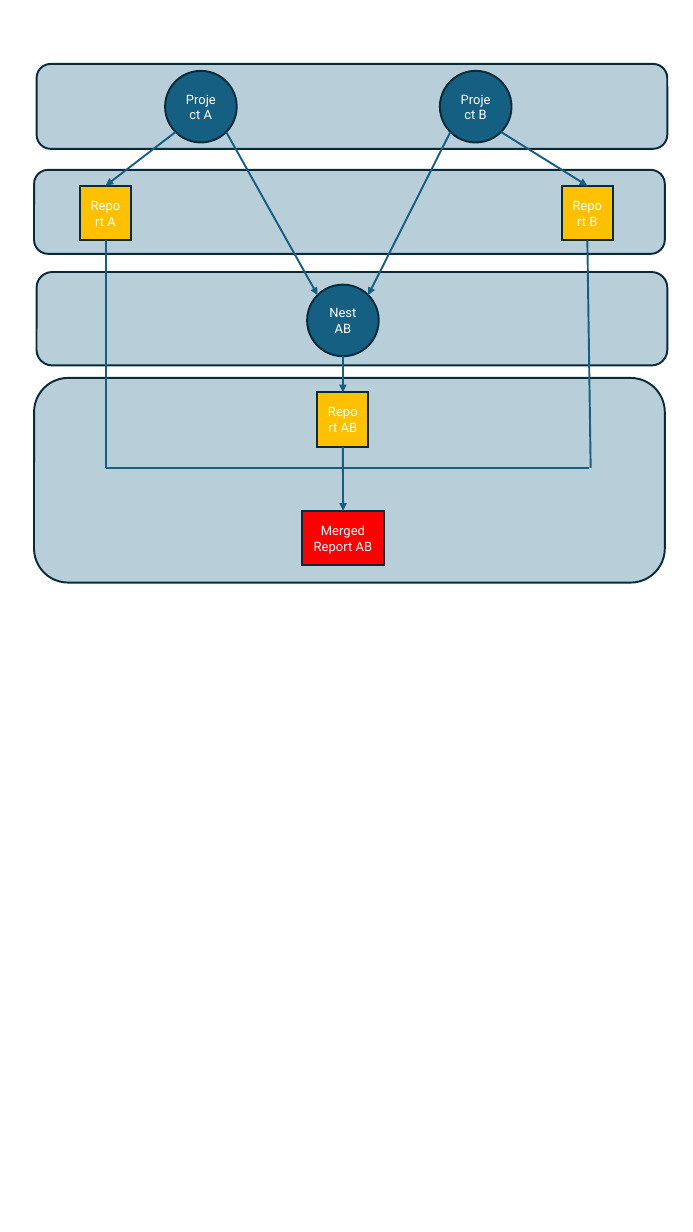
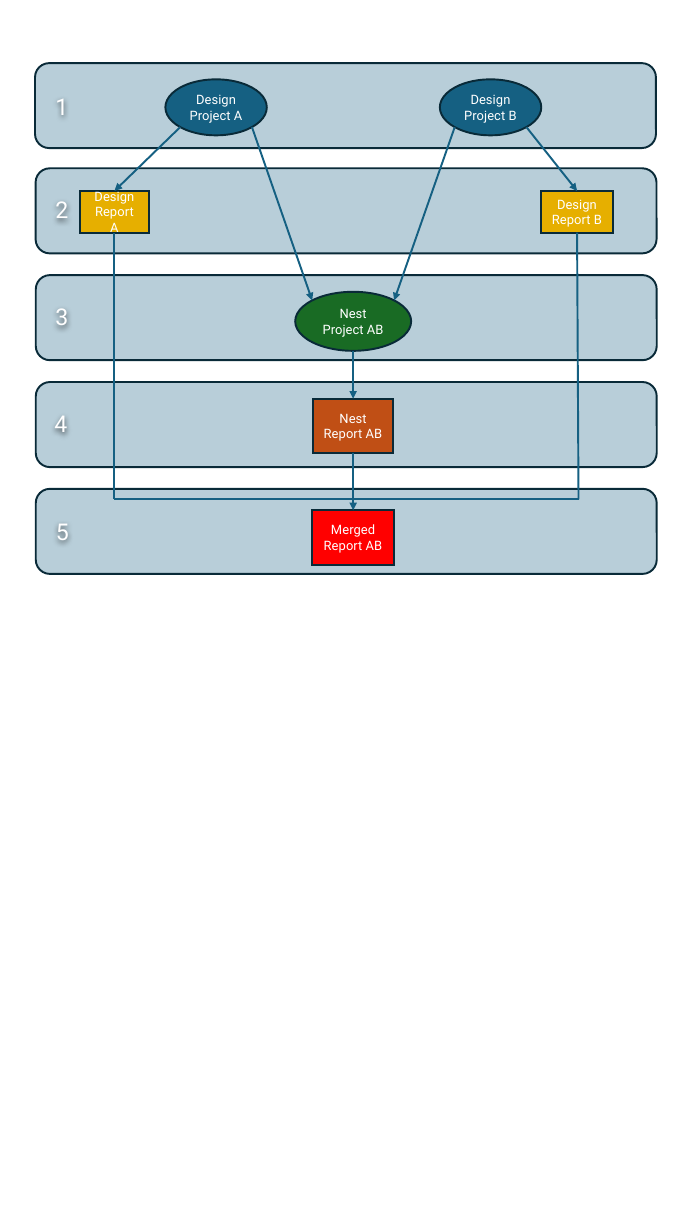
Before and after one commit to SolidSolutionsLtd/SwoodDocs, a slide deck: slide 1 of assets/MergeWorkflow.pptx. Drawn at 693x1232 pixels with LibreOffice and Linux fonts; fonts in the diff are those of the drawing. Boxes give left, top, right and bottom in pixels: in the first picture for what was removed or moved away, otherwise in the second. Text is boxed around its words. In the diff, an @@ line names an element or a change of style, - is before the commit and + after.

Commit message:
added merge report

```diff
--- a/assets/MergeWorkflow.pptx
+++ b/assets/MergeWorkflow.pptx
@@ rounded rectangle: place and size @@
-rounded rectangle at (37, 64, 668, 149)
+rounded rectangle at (35, 63, 656, 148)
@@ ellipse "Design Project A": place and size @@
-ellipse "Design Project A" at (165, 71, 237, 143)
+ellipse "Design Project A" at (165, 79, 267, 136)
@@ ellipse "Design Project B": place and size @@
-ellipse "Design Project B" at (440, 71, 512, 143)
+ellipse "Design Project B" at (440, 79, 541, 136)
@@ text in ellipse at (190, 94, 242, 123): text changed @@
-Project A
+Design Project A
@@ text in ellipse at (464, 94, 517, 123): text changed @@
-Project B
+Design Project B
@@ arrow moved from (176, 132) - (105, 186) to (180, 128) - (115, 191) @@
@@ arrow moved from (226, 132) - (318, 295) to (252, 128) - (312, 300) @@
@@ arrow moved from (450, 132) - (369, 295) to (455, 128) - (395, 300) @@
@@ arrow moved from (501, 132) - (588, 186) to (527, 128) - (578, 191) @@
@@ rounded rectangle: place and size @@
-rounded rectangle at (34, 170, 665, 254)
+rounded rectangle at (36, 168, 657, 253)
@@ rectangle "Design Report A": place and size @@
-rectangle "Design Report A" at (80, 186, 131, 240)
+rectangle "Design Report A" at (80, 191, 149, 233)
@@ rectangle "Design Report A" at (80, 191, 149, 233): fill #FFC000 to #E6AF00 @@
@@ text in rectangle at (94, 189, 134, 236): text changed @@
-Report A
+Design Report A
@@ rectangle "Design Report B" at (541, 191, 613, 233): fill #FFC000 to #E6AF00 @@
@@ rectangle "Design Report B": place and size @@
-rectangle "Design Report B" at (562, 186, 613, 240)
+rectangle "Design Report B" at (541, 191, 613, 233)
@@ text in rectangle at (552, 199, 602, 227): text changed @@
-Report B
+Design Report B
@@ line moved from (105, 240) - (105, 468) to (115, 233) - (115, 499) @@
@@ line moved from (588, 240) - (590, 468) to (578, 233) - (578, 499) @@
@@ rounded rectangle: place and size @@
-rounded rectangle at (37, 272, 668, 365)
+rounded rectangle at (36, 275, 657, 360)
@@ ellipse "Nest Project AB": place and size @@
-ellipse "Nest Project AB" at (307, 285, 379, 357)
+ellipse "Nest Project AB" at (295, 292, 410, 351)
@@ ellipse "Nest Project AB" at (295, 292, 410, 351): fill #156082 to #196B24 @@
@@ text in ellipse at (323, 308, 384, 337): text changed @@
-Nest AB
+Nest Project AB
@@ arrow moved from (343, 357) - (343, 393) to (353, 351) - (353, 398) @@
@@ rectangle "Nest Report AB": place and size @@
-rectangle "Nest Report AB" at (318, 393, 369, 447)
+rectangle "Nest Report AB" at (313, 398, 393, 453)
@@ rectangle "Nest Report AB" at (313, 398, 393, 453): fill #FFC000 to #C04F15 @@
@@ text in rectangle at (324, 413, 383, 441): text changed @@
-Report AB
+Nest Report AB
@@ arrow moved from (343, 447) - (343, 511) to (353, 454) - (353, 510) @@
@@ rounded rectangle: place and size @@
-rounded rectangle at (34, 378, 665, 582)
+rounded rectangle at (36, 489, 657, 574)
@@ line moved from (589, 468) - (105, 468) to (578, 499) - (115, 499) @@
@@ group added at (36, 95, 657, 542): 5 ellipses, 1 rounded rectangle @@
+1
+2
+3
+4
+5
@@ rectangle "Merged Report AB": place and size @@
-rectangle "Merged Report AB" at (302, 511, 384, 565)
+rectangle "Merged Report AB" at (312, 510, 395, 565)
```
Also in this commit, not shown: 6 other files.
